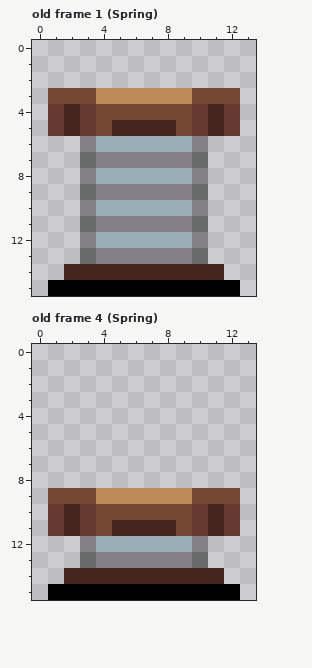
A pixel-art file gets an edit: Assets/Sprites & Tiles/Aseprite/Spring.aseprite. Above: the version before the commit.
14x16 pixels, 5 frames. Shown: old frame 1 (Spring), old frame 4 (Spring). The commit also changed other frames, which this record leaves out.
Once edited:
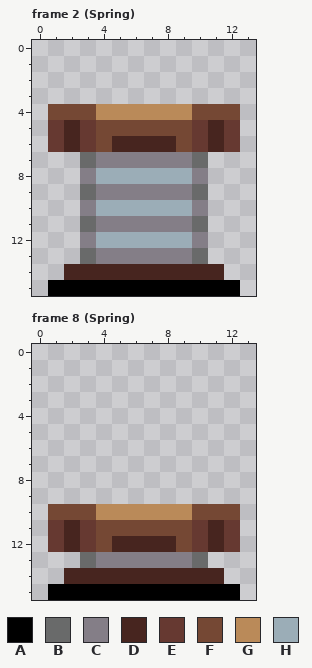
Palette (. is transparent): A #000000  B #696a6a  C #847e87  D #47251f  E #663931  F #754834  G #ba8a59  H #9badb7
A new or re-ordered frame is compared with the old frame closest to it.
From old to new:
frames 5 -> 10
--- frame 2 (Spring) is new; against old frame 1 (Spring)
@@ x 0..13 @@
  2 ..............
- 3 .FFFGGGGGGFFF.
- 4 .EDEFFFFFFEDE.
- 5 .EDEFDDDDFEDE.
- 6 ...CHHHHHHC...
+ 3 ..............
+ 4 .FFFGGGGGGFFF.
+ 5 .EDEFFFFFFEDE.
+ 6 .EDEFDDDDFEDE.
  7 ...BCCCCCCB...
--- frame 8 (Spring) is new; against old frame 4 (Spring)
@@ x 0..13 @@
  8 ..............
- 9 .FFFGGGGGGFFF.
-10 .EDEFFFFFFEDE.
-11 .EDEFDDDDFEDE.
-12 ...CHHHHHHC...
+ 9 ..............
+10 .FFFGGGGGGFFF.
+11 .EDEFFFFFFEDE.
+12 .EDEFDDDDFEDE.
 13 ...BCCCCCCB...
Changed places in both pictures, as pixel boxes (x1, y1, x2, y2):
changed: (48, 88, 240, 152)
changed: (48, 488, 240, 552)
